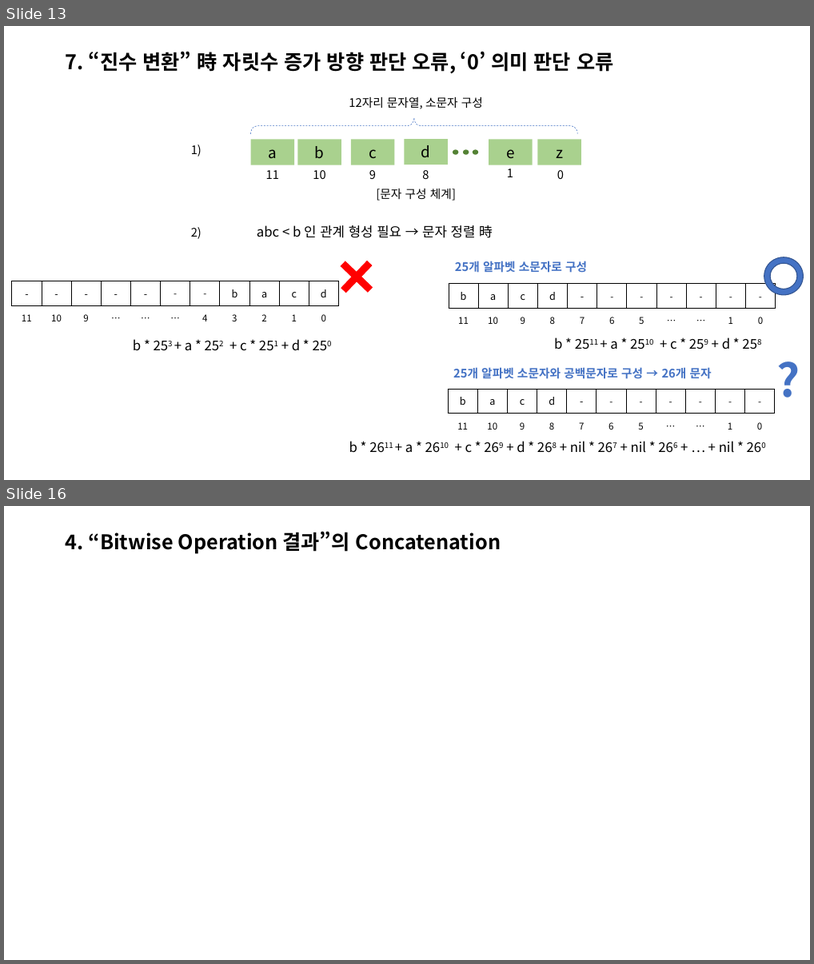
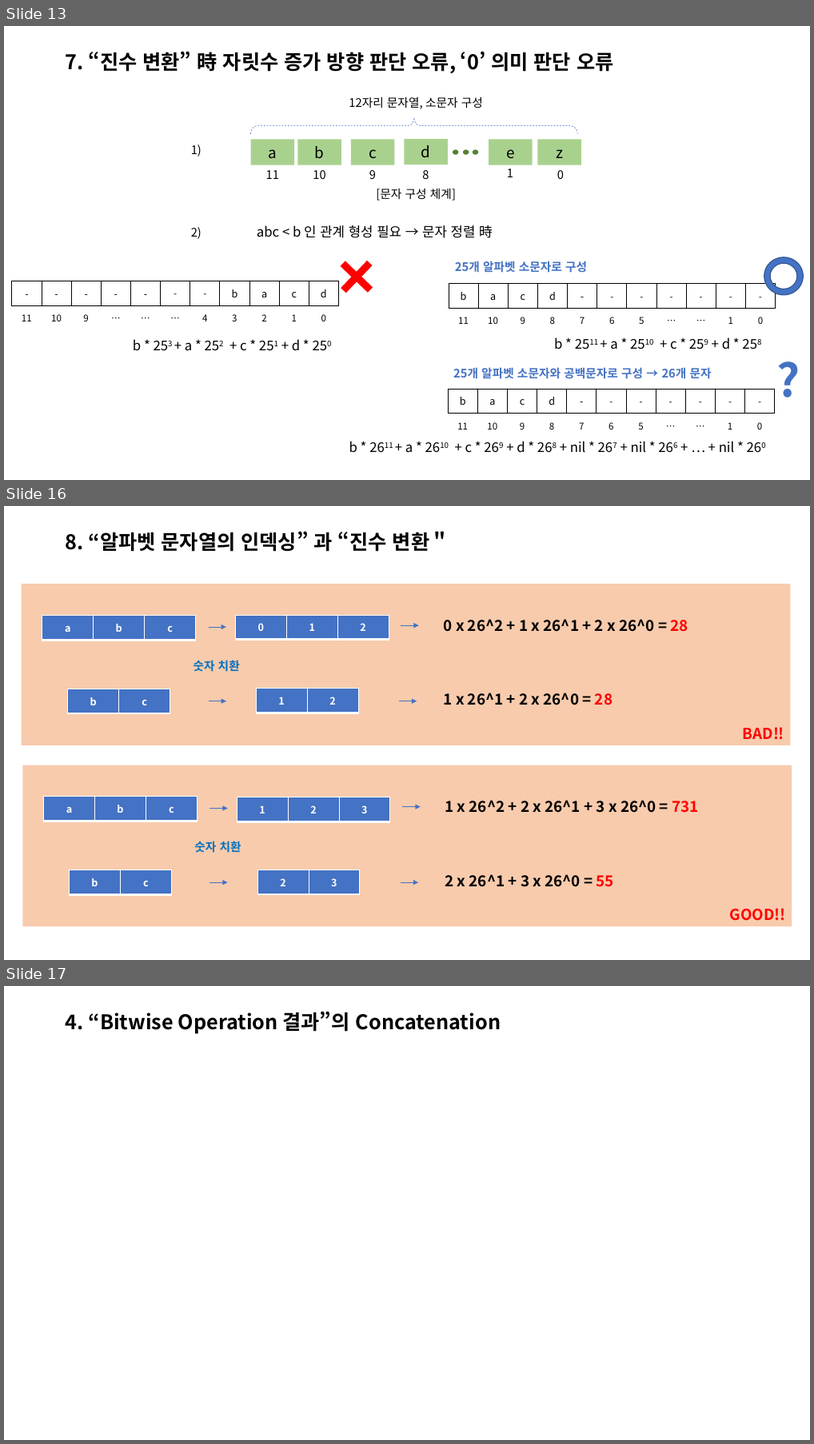
Before and after one commit to rby011/Examples, a slide deck: MidExcersize/오답노트.pptx. Shown one above the other, each under a label of ours: slides 13 and 16 before the commit, slides 13, 16 and 17 after it; the slides between them are not shown. The pictures are 814x964 and 814x1444 pixels, drawn with LibreOffice and Linux fonts; fonts in the diff are those of the drawing. Boxes give left, top, right and bottom in pixels: in the first picture for what was removed or moved away, otherwise in the second. Text is boxed around its words. In the diff, an @@ line names an element or a change of style, - is before the commit and + after.

```diff
--- a/MidExcersize/오답노트.pptx
+++ b/MidExcersize/오답노트.pptx
@@ slide 16 added at box(4, 506, 810, 960), background #FFFFFF @@
@@ title added at box(66, 531, 450, 552), 24 pt, text #000000, bold @@
+8. “알파벳 문자열의 인덱싱” 과 “진수 변환＂
@@ rectangle added at box(22, 584, 791, 745), fill #F8CBAD, 18 pt, text #FF0000, bold @@
+BAD!!
@@ table added at box(42, 615, 196, 640), 1 rows, 3 columns @@
+a | b | c
@@ table added at box(236, 615, 390, 640), 1 rows, 3 columns @@
+0 | 1 | 2
@@ arrow added from (402, 625) to (419, 625), #4472C4 0.5 pt @@
@@ text added at box(444, 619, 689, 632), 18 pt, text #000000, bold @@
+0 x 26^2 + 1 x 26^1 + 2 x 26^0 = 28
@@ arrow added from (209, 627) to (226, 627), #4472C4 0.5 pt @@
@@ text added at box(194, 660, 240, 672), 14 pt, text #0070C0, bold @@
+숫자 치환
@@ table added at box(67, 688, 170, 713), 1 rows, 2 columns @@
+b | c
@@ table added at box(256, 688, 359, 713), 1 rows, 2 columns @@
+1 | 2
@@ text added at box(444, 692, 613, 705), 18 pt, text #000000, bold @@
+1 x 26^1 + 2 x 26^0 = 28
@@ arrow added from (209, 700) to (226, 700), #4472C4 0.5 pt @@
@@ arrow added from (399, 700) to (417, 700), #4472C4 0.5 pt @@
@@ rectangle added at box(22, 765, 792, 927), fill #F8CBAD, 18 pt, text #FF0000, bold @@
+GOOD!!
@@ table added at box(44, 796, 198, 821), 1 rows, 3 columns @@
+a | b | c
@@ arrow added from (210, 808) to (228, 808), #4472C4 0.5 pt @@
@@ table added at box(237, 797, 391, 822), 1 rows, 3 columns @@
+1 | 2 | 3
@@ arrow added from (402, 807) to (421, 807), #4472C4 0.5 pt @@
@@ text added at box(445, 800, 698, 812), 18 pt, text #000000, bold @@
+1 x 26^2 + 2 x 26^1 + 3 x 26^0 = 731
@@ text added at box(194, 840, 242, 852), 14 pt, text #0070C0, bold @@
+숫자 치환
@@ table added at box(70, 869, 172, 894), 1 rows, 2 columns @@
+b | c
@@ arrow added from (210, 882) to (228, 882), #4472C4 0.5 pt @@
@@ table added at box(258, 869, 360, 894), 1 rows, 2 columns @@
+2 | 3
@@ arrow added from (401, 882) to (418, 882), #4472C4 0.5 pt @@
@@ text added at box(445, 874, 614, 887), 18 pt, text #000000, bold @@
+2 x 26^1 + 3 x 26^0 = 55
@@ what was slide 16 is now slide 17 @@
```
Also in this commit, not shown: 2 slides changed, 1 other slide added, 1 slide removed, 1 other file.
